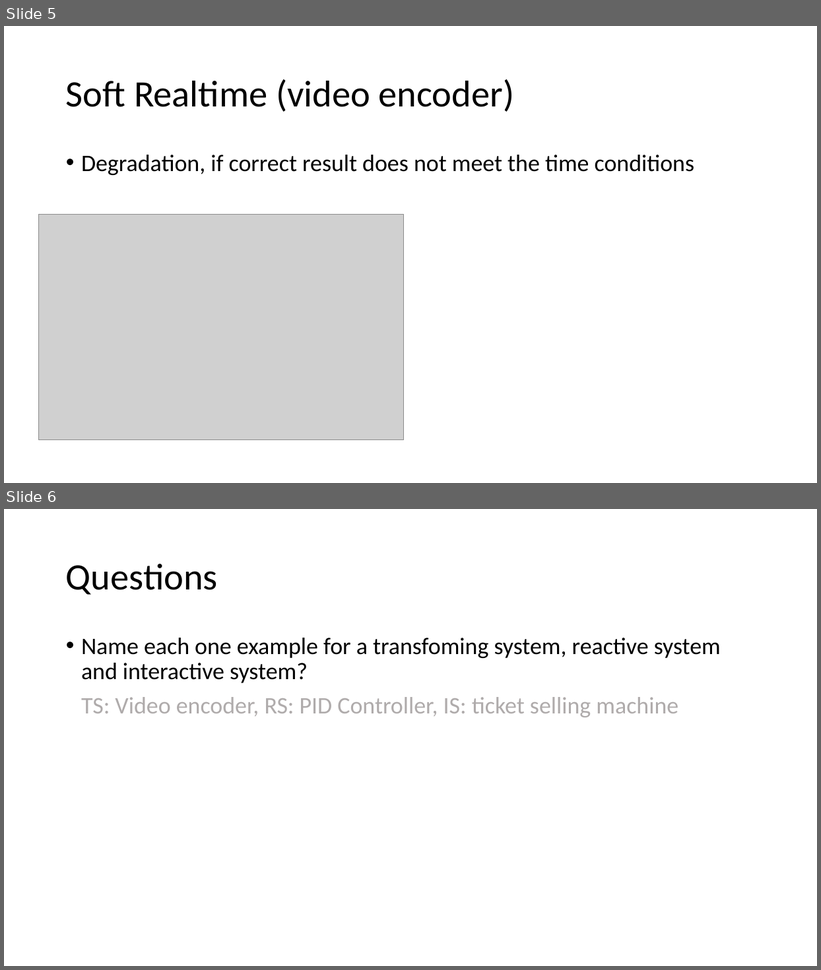
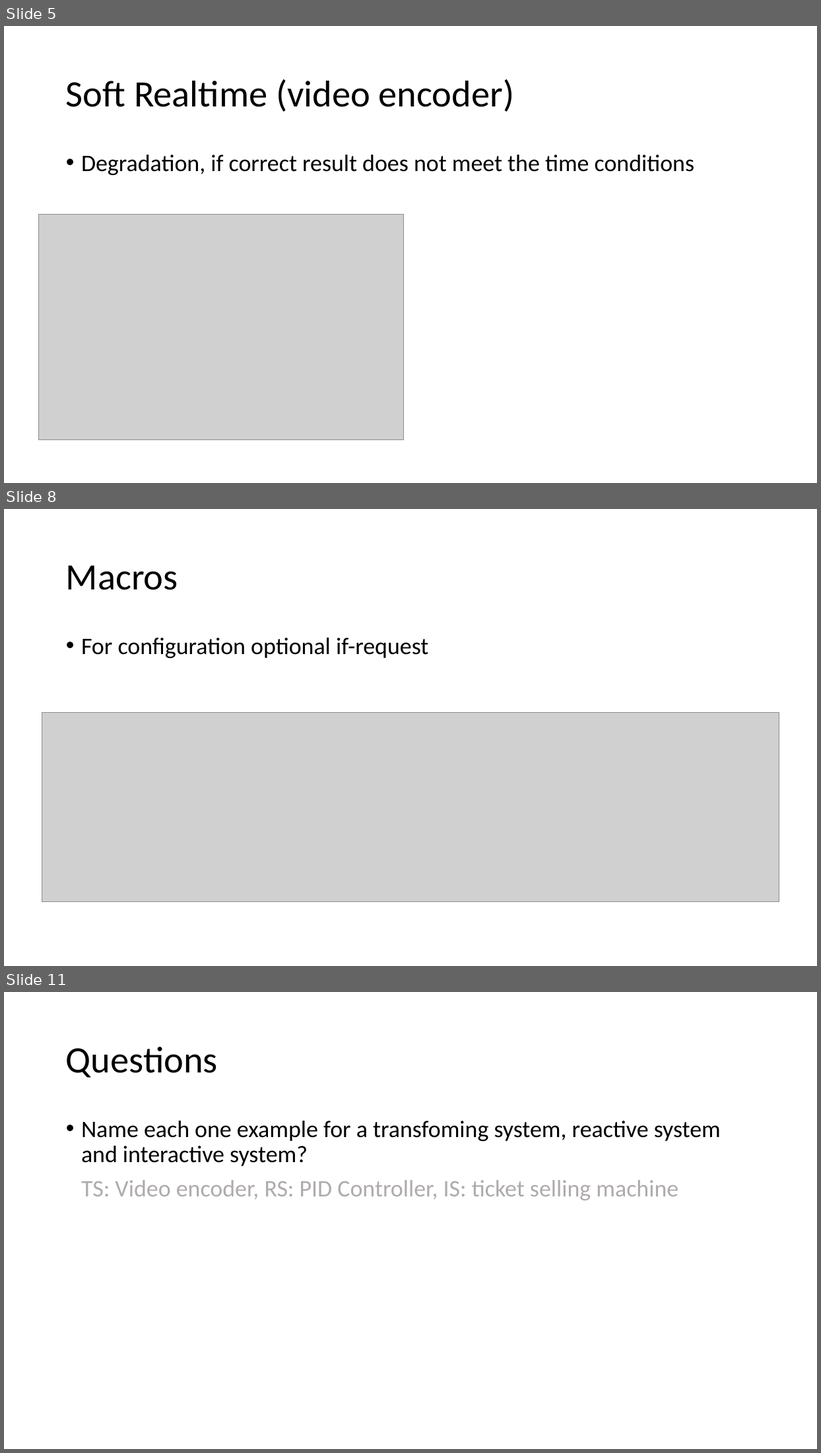
Before and after one commit to tametry/Team9, a slide deck: Recap/Recap SW2 System&Realtime, Macros, Includes.pptx. Shown one above the other, each under a label of ours: slides 5 and 6 before the commit, slides 5, 8 and 11 after it; the slides between them are not shown. The pictures are 821x970 and 821x1453 pixels, drawn with LibreOffice and Linux fonts; fonts in the diff are those of the drawing; grey boxes stand for pictures. Boxes give left, top, right and bottom in pixels: in the first picture for what was removed or moved away, otherwise in the second. Text is boxed around its words. In the diff, an @@ line names an element or a change of style, - is before the commit and + after.

```diff
--- a/Recap/Recap SW2 System&Realtime, Macros, Includes.pptx
+++ b/Recap/Recap SW2 System&Realtime, Macros, Includes.pptx
@@ slide 8 added at box(4, 509, 817, 966), background #FFFFFF @@
@@ title added at box(66, 565, 178, 590), 44 pt, text #000000 @@
+Macros
@@ text added at box(81, 638, 428, 658), 28 pt, text #000000 @@
+• For configuration optional if-request
@@ picture added at box(42, 713, 780, 902) @@
@@ what was slide 6 is now slide 11 @@
```
Also in this commit, not shown: 8 other slides added, 1 other file.
